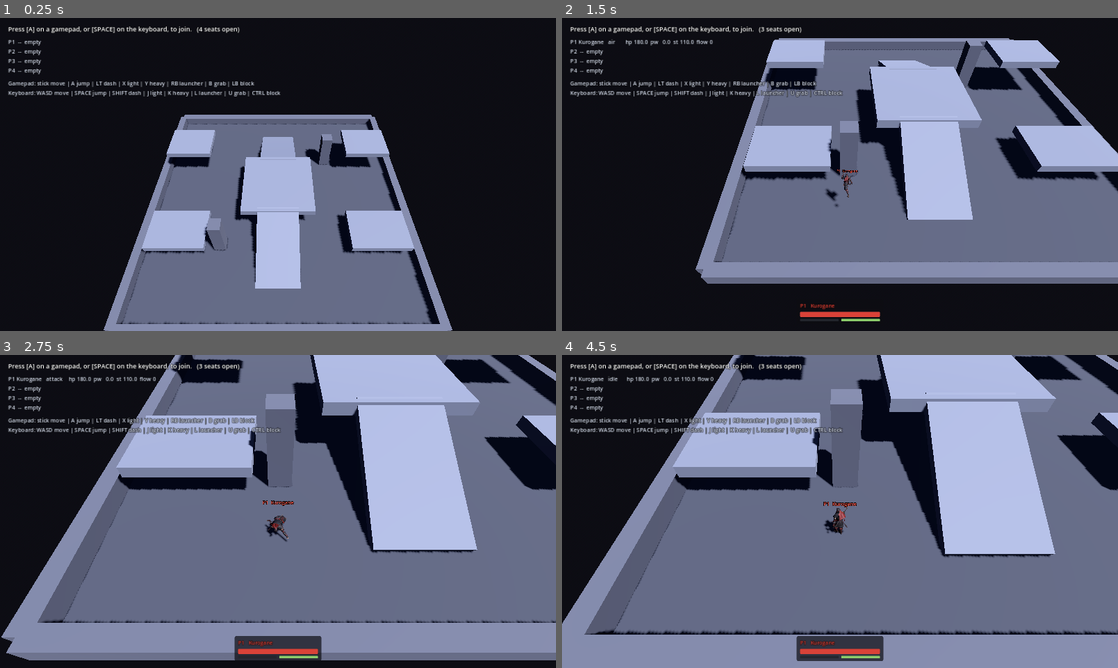
Above: before the commit, frames 1-4 (two rows, left to right).
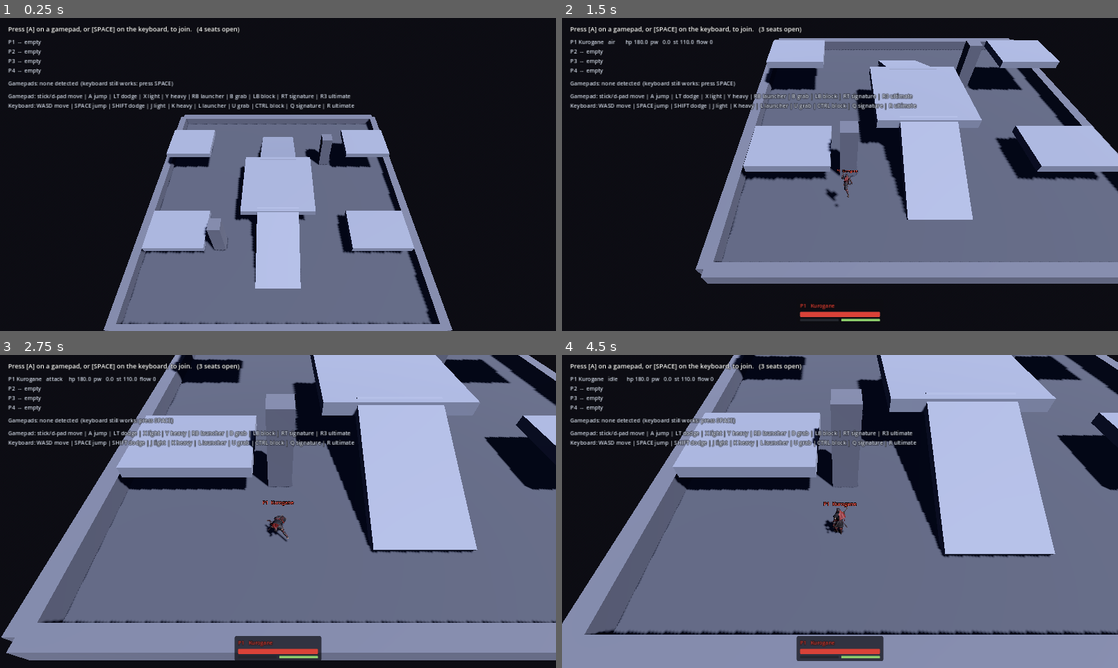
Above: after the commit, the same moments.

Repository: jacobf329/RumbleArena
Game: Godot game, scene res://scenes/main.tscn
Same seed, same stepped clock (60 frames per second), same inputs: the game is played once before the commit and once after it.
Inputs (mouse positions are in pixels of both pictures, inside the frame that each line leads up to):
- Up to frame 1 (0.25 s): no input
- Up to frame 2 (1.5 s): tap A at 0.5, 1.25 s; move the mouse to (962, 158) at 0.52 s; hold D 0.53-1.25 s; tap J at 0.6 s; click (962, 158) at 0.67 s; tap Space at 0.77 s; drag from (728, 190) to (812, 237) at 1.27 s
- Up to frame 3 (2.75 s): tap A at 2 s; move the mouse to (333, 442) at 2.02 s; hold D from 2.03 s (still down); tap L at 2.1 s
- Up to frame 4 (4.5 s): release D at 2.75 s; tap A at 2.75, 3.5 s; drag from (812, 574) to (673, 464) at 2.77 s; move the mouse to (1006, 558) at 3.52 s; hold A 3.53-4.25 s; tap Ctrl at 3.6 s; tap Space at 3.77 s; drag from (673, 464) to (756, 433) at 4.27 s

The runs differ from the first frame. In frame 1, 1.9% of the frame differs, in the area x 1-64%, y 20-30%; in frame 2, 2.0%; in frame 3, 2.3%; in frame 4, 2.3%.

Commit message:
Make the gamepad the primary interface, and add desktop shortcut creators
Controller
- Reworked the pad layout around the eight positions that are actually good.
  Interact moves off the d-pad, where it was unreachable mid-combo, and onto
  B alongside grab: both mean 'engage with what is in front of me', and the
  fighter will resolve which applies once interactables exist in M3. The
  ultimate, used once or twice a match, takes the right stick click.
- The d-pad now moves, for players who prefer digital movement.
- Landing and taking hits rumbles the pad, scaled by damage, with on-beat
  hits buzzing harder and longer. On a controller-first game this carries as
  much of the impact as the screen shake.
- The HUD names every pad the engine can see, so 'my controller does
  nothing' is diagnosable without a debugger: if it is plugged in and not
  listed, the fault is the driver rather than the game.
- Unplugging a pad no longer discards the previous frame's held state, so a
  release edge still fires for whatever was down.

Tests
- The gamepad mapping is now checked against simulated device events rather
  than trusted: every button, the join press, stick direction, the deadzone,
  d-pad movement and the analog triggers.

Shortcuts
- 'Create Desktop Shortcut.bat' and create_desktop_shortcut.sh place a
  launcher on the Desktop: a real .lnk on Windows, a .desktop entry on
  Linux, a .command on macOS.
- tools/make_icon.py rasterises the shuriken mark to icon.png and icon.ico
  using only zlib, so the icon regenerates anywhere without a dependency.

Diff:
--- a/scenes/main.tscn
+++ b/scenes/main.tscn
@@ -84,6 +84,9 @@
 [node name="Players" type="Label" parent="HUD/DebugHUD/Margin/Rows"]
 label_settings = SubResource("LabelSettings_body")
 
+[node name="Devices" type="Label" parent="HUD/DebugHUD/Margin/Rows"]
+label_settings = SubResource("LabelSettings_body")
+
 [node name="Controls" type="Label" parent="HUD/DebugHUD/Margin/Rows"]
 label_settings = SubResource("LabelSettings_body")
 
--- a/src/characters/fighter.gd
+++ b/src/characters/fighter.gd
@@ -623,6 +623,19 @@
 		var strength := clampf(result.damage / 26.0, 0.12, 1.0)
 		camera.add_shake(strength * (1.35 if result.on_beat else 1.0))
 
+	# Taking a hit buzzes hard and long; landing one is a short confirming tap.
+	# On a controller-first game this carries as much of the impact as the shake.
+	var felt := clampf(result.damage / 24.0, 0.18, 1.0)
+	_rumble(felt * 0.65, felt, 0.30 if result.on_beat else 0.22)
+	var attacker_fighter := result.attacker as Fighter
+	if attacker_fighter != null and attacker_fighter != self:
+		attacker_fighter._rumble(felt * 0.35, felt * 0.5, 0.10)
+
+
+func _rumble(weak: float, strong: float, duration: float) -> void:
+	if slot != null and slot.source != null:
+		slot.source.rumble(weak, strong, duration)
+
 
 ## Freezes both fighters for a moment on connect. With no animation to sell the
 ## hit, this and the knockback are where the impact actually comes from.
@@ -737,6 +750,8 @@
 	flow = 0
 	strike_scale = 1.0
 	_pending_on_beat = false
+	if slot != null and slot.source != null:
+		slot.source.stop_rumble()
 	# Drop queued intent as well as state: a fighter should not come back and
 	# immediately act on a button pressed before it went down.
 	_clear_attack_buffer()
--- a/src/input/gamepad_input_source.gd
+++ b/src/input/gamepad_input_source.gd
@@ -1,11 +1,16 @@
 ## Gamepad driver bound to one device id.
 ##
-## Reads the device directly instead of going through the InputMap, so pads can
-## join and drop out at runtime without any action remapping.
+## The gamepad is the primary interface, so this reads the device directly
+## instead of going through the InputMap: pads can join, drop out and reconnect
+## mid-match with no action remapping anywhere.
 ##
-## The binding table is deliberately tunable: the eight frequent inputs live on
-## face buttons, bumpers and triggers, while the two deliberate ones (interact,
-## ultimate) sit on the d-pad where they cannot be fumbled mid-combo.
+## Layout reasoning. Ten actions have to fit somewhere, and only eight positions
+## are genuinely good (four face buttons, two bumpers, two triggers). The eight
+## that get used constantly live there. Interact shares B with grab because both
+## mean "engage with what is in front of me", and the fighter resolves which one
+## applies -- that keeps the d-pad free for movement, which matters far more than
+## a dedicated interact button that no one can reach mid-combo. Only the
+## ultimate, used once or twice a match, sits somewhere deliberate and awkward.
 class_name GamepadInputSource
 extends InputSource
 
@@ -17,16 +22,25 @@
 	InputFrame.Action.LIGHT: JOY_BUTTON_X,
 	InputFrame.Action.HEAVY: JOY_BUTTON_Y,
 	InputFrame.Action.GRAB: JOY_BUTTON_B,
+	# Same button as grab on purpose; see the note above.
+	InputFrame.Action.INTERACT: JOY_BUTTON_B,
 	InputFrame.Action.BLOCK: JOY_BUTTON_LEFT_SHOULDER,
 	InputFrame.Action.LAUNCHER: JOY_BUTTON_RIGHT_SHOULDER,
-	InputFrame.Action.INTERACT: JOY_BUTTON_DPAD_UP,
-	InputFrame.Action.ULTIMATE: JOY_BUTTON_DPAD_DOWN,
+	InputFrame.Action.ULTIMATE: JOY_BUTTON_RIGHT_STICK,
 }
 
 ## Buttons driven by an analog trigger rather than a digital press.
 const TRIGGER_BINDINGS := {
 	InputFrame.Action.DODGE: JOY_AXIS_TRIGGER_LEFT,
 	InputFrame.Action.SIGNATURE: JOY_AXIS_TRIGGER_RIGHT,
+}
+
+## Digital movement for players who prefer it, and a fallback for a worn stick.
+const DPAD := {
+	JOY_BUTTON_DPAD_LEFT: Vector2(-1, 0),
+	JOY_BUTTON_DPAD_RIGHT: Vector2(1, 0),
+	JOY_BUTTON_DPAD_UP: Vector2(0, 1),
+	JOY_BUTTON_DPAD_DOWN: Vector2(0, -1),
 }
 
 ## Any of these claims an unassigned pad at the join prompt.
@@ -41,6 +55,9 @@
 
 func _read(f: InputFrame) -> void:
 	f.move = _stick(JOY_AXIS_LEFT_X, JOY_AXIS_LEFT_Y)
+	if f.move == Vector2.ZERO:
+		f.move = _dpad()
+
 	f.aim = _stick(JOY_AXIS_RIGHT_X, JOY_AXIS_RIGHT_Y)
 	if f.aim == Vector2.ZERO:
 		f.aim = f.move
@@ -68,6 +85,26 @@
 	return raw.normalized() * minf(scaled, 1.0)
 
 
+func _dpad() -> Vector2:
+	var direction := Vector2.ZERO
+	for button: JoyButton in DPAD:
+		if Input.is_joy_button_pressed(device, button):
+			direction += DPAD[button]
+	return direction.limit_length(1.0)
+
+
+## Impact felt in the hands. With placeholder art this carries as much of the
+## hit as the screen shake does, which is why it is wired to the same numbers.
+func rumble(weak: float, strong: float, duration: float) -> void:
+	if is_device_connected():
+		Input.start_joy_vibration(device, clampf(weak, 0.0, 1.0),
+			clampf(strong, 0.0, 1.0), duration)
+
+
+func stop_rumble() -> void:
+	Input.stop_joy_vibration(device)
+
+
 func get_display_name() -> String:
 	var pad_name := Input.get_joy_name(device)
 	return pad_name if pad_name != "" else "Gamepad %d" % device
--- a/src/input/input_source.gd
+++ b/src/input/input_source.gd
@@ -14,8 +14,8 @@
 	frame.begin_frame()
 	if is_device_connected():
 		_read(frame)
-	else:
-		frame.clear()
+	# Otherwise the frame stays as begin_frame() left it: nothing held, previous
+	# state intact, so a release edge still fires for whatever was down.
 
 
 ## Override to fill the frame from the device.
@@ -39,3 +39,12 @@
 ## does not hand the same pad to two slots.
 func owns_device(device_id: int) -> bool:
 	return get_device_id() == device_id
+
+
+## Haptics. A no-op on devices that cannot buzz.
+func rumble(_weak: float, _strong: float, _duration: float) -> void:
+	pass
+
+
+func stop_rumble() -> void:
+	pass
--- a/src/ui/debug_hud.gd
+++ b/src/ui/debug_hud.gd
@@ -12,6 +12,7 @@
 @onready var _join_label: Label = $Margin/Rows/JoinHint
 @onready var _players_label: Label = $Margin/Rows/Players
 @onready var _controls_label: Label = $Margin/Rows/Controls
+@onready var _devices_label: Label = $Margin/Rows/Devices
 
 var fighters: Array[Fighter] = []
 
@@ -35,6 +36,8 @@
 		JOIN_HINT, free_seats, "" if free_seats == 1 else "s"
 	] if free_seats > 0 else "All four seats filled."
 
+	_devices_label.text = _devices_text()
+
 	var lines: Array[String] = []
 	for slot: PlayerSlot in PlayerManager.slots:
 		if not slot.is_active():
@@ -53,6 +56,24 @@
 	return "%s  --  joined (%s)" % [slot.get_label(), slot.source.get_display_name()]
 
 
+## Names every pad the engine can see. If a controller is plugged in and does
+## not appear here, the problem is the driver or the cable, not the game.
+func _devices_text() -> String:
+	var pads := Input.get_connected_joypads()
+	if pads.is_empty():
+		return "Gamepads: none detected  (keyboard still works: press SPACE)"
+
+	var described: Array[String] = []
+	for device: int in pads:
+		var name := Input.get_joy_name(device)
+		described.append("%d: %s%s" % [
+			device,
+			name if name != "" else "unknown pad",
+			"" if Input.is_joy_known(device) else " [no mapping]",
+		])
+	return "Gamepads: %d  -  %s" % [pads.size(), ", ".join(described)]
+
+
 func _controls_text() -> String:
-	return "Gamepad: stick move | A jump | LT dash | X light | Y heavy | RB launcher | B grab | LB block\n" \
-		+ "Keyboard: WASD move | SPACE jump | SHIFT dash | J light | K heavy | L launcher | U grab | CTRL block"
+	return "Gamepad: stick/d-pad move | A jump | LT dodge | X light | Y heavy | RB launcher | B grab | LB block | RT signature | R3 ultimate\n" \
+		+ "Keyboard: WASD move | SPACE jump | SHIFT dodge | J light | K heavy | L launcher | U grab | CTRL block | Q signature | R ultimate"
--- a/tests/m1_smoke_test.gd
+++ b/tests/m1_smoke_test.gd
@@ -38,6 +38,7 @@
 
 	_section("Real device input")
 	_test_every_action_is_bound()
+	await _test_gamepad_reads_its_device()
 	await _test_keyboard_drives_a_fighter()
 
 
@@ -311,6 +312,94 @@
 			"gamepad binds %s" % name)
 
 
+## The gamepad is the primary interface, so its mapping gets checked against
+## simulated device events rather than trusted. A pad cannot be faked into
+## Input.get_connected_joypads() headlessly, so the source is read directly --
+## which is the part that carries the mapping, the deadzone and the d-pad.
+func _test_gamepad_reads_its_device() -> void:
+	const DEVICE := 0
+	var pad := GamepadInputSource.new(DEVICE)
+
+	for pair: Array in [
+		[JOY_BUTTON_A, InputFrame.Action.JUMP, "A jumps"],
+		[JOY_BUTTON_X, InputFrame.Action.LIGHT, "X is light"],
+		[JOY_BUTTON_Y, InputFrame.Action.HEAVY, "Y is heavy"],
+		[JOY_BUTTON_B, InputFrame.Action.GRAB, "B grabs"],
+		[JOY_BUTTON_B, InputFrame.Action.INTERACT, "B also interacts"],
+		[JOY_BUTTON_LEFT_SHOULDER, InputFrame.Action.BLOCK, "LB blocks"],
+		[JOY_BUTTON_RIGHT_SHOULDER, InputFrame.Action.LAUNCHER, "RB launches"],
+		[JOY_BUTTON_RIGHT_STICK, InputFrame.Action.ULTIMATE, "R3 is the ultimate"],
+	]:
+		await _hold_pad_button(DEVICE, pair[0])
+		var frame := _read_pad(pad)
+		_check(frame.is_held(pair[1]), pair[2])
+		await _release_pad_button(DEVICE, pair[0])
+
+	# Join uses the same A that jumps, so a pad claims a seat with the button a
+	# player will already be pressing.
+	await _hold_pad_button(DEVICE, JOY_BUTTON_A)
+	_check(GamepadInputSource.is_join_requested(DEVICE), "A claims a free seat")
+	await _release_pad_button(DEVICE, JOY_BUTTON_A)
+
+	await _move_pad_axis(DEVICE, JOY_AXIS_LEFT_X, 0.9)
+	var pushed := _read_pad(pad)
+	_check(pushed.move.x > 0.5, "pushing the stick right moves right (%.2f)" % pushed.move.x)
+
+	await _move_pad_axis(DEVICE, JOY_AXIS_LEFT_X, 0.1)
+	var drift := _read_pad(pad)
+	_check(drift.move == Vector2.ZERO, "stick drift inside the deadzone is ignored")
+	await _move_pad_axis(DEVICE, JOY_AXIS_LEFT_X, 0.0)
+
+	# Godot reports stick up as negative; the frame's convention is up-positive.
+	await _move_pad_axis(DEVICE, JOY_AXIS_LEFT_Y, -0.9)
+	var forward := _read_pad(pad)
+	_check(forward.move.y > 0.5, "stick up reads as forward (%.2f)" % forward.move.y)
+	await _move_pad_axis(DEVICE, JOY_AXIS_LEFT_Y, 0.0)
+
+	await _hold_pad_button(DEVICE, JOY_BUTTON_DPAD_LEFT)
+	var dpad := _read_pad(pad)
+	_check(dpad.move.x < -0.5, "the d-pad moves too (%.2f)" % dpad.move.x)
+	await _release_pad_button(DEVICE, JOY_BUTTON_DPAD_LEFT)
+
+	await _move_pad_axis(DEVICE, JOY_AXIS_TRIGGER_LEFT, 0.9)
+	var trigger := _read_pad(pad)
+	_check(trigger.is_held(InputFrame.Action.DODGE), "the left trigger dodges")
+	await _move_pad_axis(DEVICE, JOY_AXIS_TRIGGER_LEFT, 0.0)
+
+
+func _read_pad(pad: GamepadInputSource) -> InputFrame:
+	pad.frame.begin_frame()
+	pad._read(pad.frame)
+	return pad.frame
+
+
+func _hold_pad_button(device: int, button: JoyButton) -> void:
+	var event := InputEventJoypadButton.new()
+	event.device = device
+	event.button_index = button
+	event.pressed = true
+	Input.parse_input_event(event)
+	await get_tree().physics_frame
+
+
+func _release_pad_button(device: int, button: JoyButton) -> void:
+	var event := InputEventJoypadButton.new()
+	event.device = device
+	event.button_index = button
+	event.pressed = false
+	Input.parse_input_event(event)
+	await get_tree().physics_frame
+
+
+func _move_pad_axis(device: int, axis: JoyAxis, value: float) -> void:
+	var event := InputEventJoypadMotion.new()
+	event.device = device
+	event.axis = axis
+	event.axis_value = value
+	Input.parse_input_event(event)
+	await get_tree().physics_frame
+
+
 ## Presses real keys through the input singleton and follows them all the way
 ## to a fighter moving: join, device assignment, InputFrame, state machine.
 func _test_keyboard_drives_a_fighter() -> void:
Binary file changed: docs/images/roster.png
Binary file added: icon.ico
Binary file added: icon.png
Not shown, added: icon.png.import
Not shown, added: Create Desktop Shortcut.bat
Not shown, changed: README.md
Not shown, added: create_desktop_shortcut.sh
Not shown, added: tools/create_shortcut.ps1
Not shown, added: tools/make_icon.py
